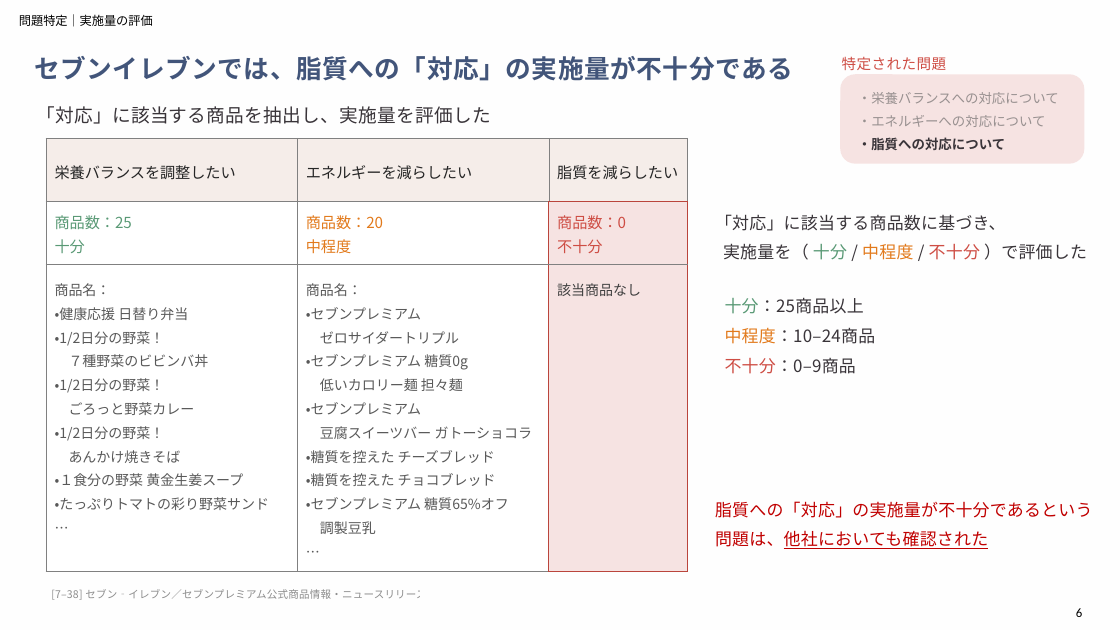
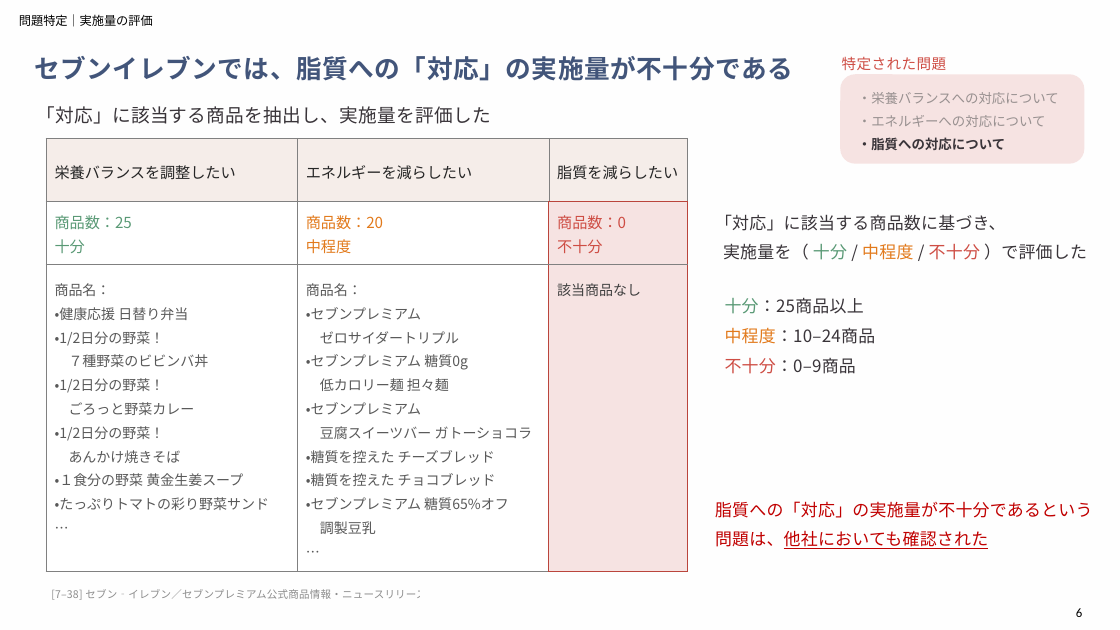
Before and after one commit to aoiseki0415/Accenture_CEO, a slide deck: slide 6 of 提出物一覧/アクセンチュア_最終報告（作成中）.pptx. Drawn at 1120x630 pixels with LibreOffice and Linux fonts; fonts in the diff are those of the drawing. Boxes give left, top, right and bottom in pixels: in the first picture for what was removed or moved away, otherwise in the second. Text is boxed around its words. In the diff, an @@ line names an element or a change of style, - is before the commit and + after.

```diff
--- a/提出物一覧/アクセンチュア_最終報告（作成中）.pptx
+++ b/提出物一覧/アクセンチュア_最終報告（作成中）.pptx
@@ table at box(46, 139, 687, 572) @@
-row 3, column 2: 商品名： / ・セブンプレミアム / ゼロサイダートリプル / ・セブンプレミアム 糖質0g / 低いカロリー麺 担々麺 / ・セブンプレミアム / 豆腐スイーツバー ガトーショコラ / ・糖質を控えた チーズブレッド / ・糖質を控えた チョコブレッド / ・セブンプレミアム 糖質65%オフ / 調製豆乳 / …
+row 3, column 2: 商品名： / ・セブンプレミアム / ゼロサイダートリプル / ・セブンプレミアム 糖質0g / 低カロリー麺 担々麺 / ・セブンプレミアム / 豆腐スイーツバー ガトーショコラ / ・糖質を控えた チーズブレッド / ・糖質を控えた チョコブレッド / ・セブンプレミアム 糖質65%オフ / 調製豆乳 / …
```
Also in this commit, not shown: 1 other slide changed.
